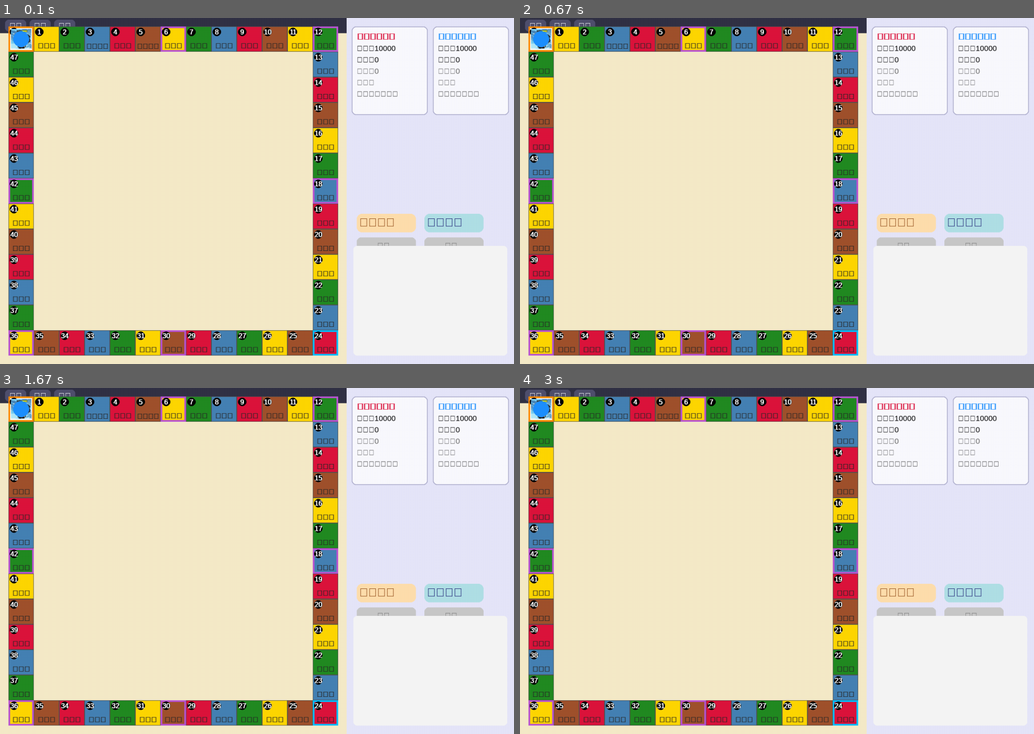
Above: before the commit, frames 1-4 (two rows, left to right).
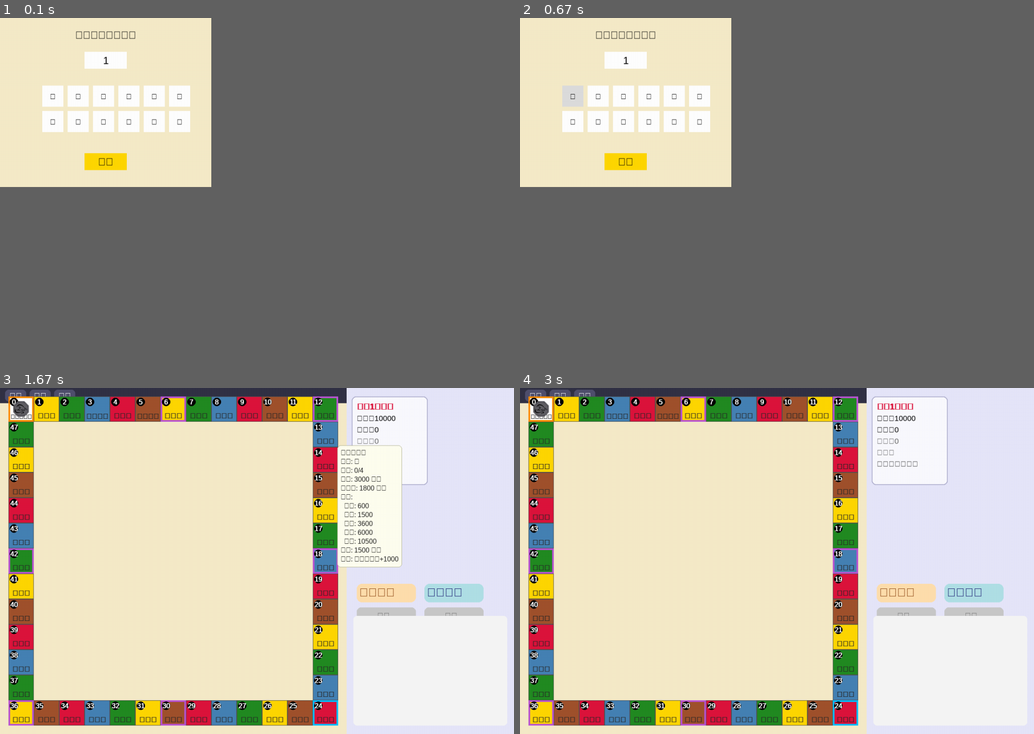
Above: after the commit, the same moments.

Repository: xianyuchen2077/Chinese-Style-Monopoly
Game: pygame game, started from game_pygame_ui.py
Two runs of this game, one before a commit and one after it. Both use one fixed random seed, a clock stepped at 60 frames per second and the inputs below.
Inputs (mouse positions are in pixels of both pictures, inside the frame that each line leads up to):
- Up to frame 1 (0.1 s): no input
- Up to frame 2 (0.67 s): click (571, 94) at 0.38 s, where only the run after the commit has a clickable "鼠"
- Up to frame 3 (1.67 s): click (107, 529) at 0.72 s, where only the run after the commit has a clickable "开始"; click (334, 439) at 1.05 s
- Up to frame 4 (3 s): click (787, 443) at 1.88 s; click (751, 650) at 2.22 s; click (540, 408) at 2.55 s, where only the run after the commit has a clickable "0"
In our replay, in frame 1 the window is 900x606 before the commit and 370x296 after it. These sizes can differ from the game's own. Grey fills any space a smaller window leaves; there, only what the larger window draws over its background counts as a difference.

The runs differ from the first frame. In frame 1, 56% of the frame differs, in the area x 0-100%, y 0-100%; in frame 2, 56%; in frame 3, 3.4%; in frame 4, 0.7%.

Commit message:
version 1.2 细化角色技能、优化UI界面、添加游戏选角界面

Diff:
--- a/game_pygame_ui.py
+++ b/game_pygame_ui.py
@@ -3,7 +3,7 @@
 
 import pygame
 import sys
-from game_core import Game, Element
+from game_core import Game, Element, BuildingLevel
 import os
 import math
 
@@ -30,6 +30,12 @@
     '鸡': (255, 215, 0),
     '狗': (160, 82, 45),
     '猪': (255, 182, 193),
+}
+
+ZODIAC_FILES = {
+    '鼠': 'shu.png', '牛': 'niu.png', '虎': 'hu.png', '兔': 'tu.png',
+    '龙': 'long.png', '蛇': 'she.png', '马': 'ma.png', '羊': 'yang.png',
+    '猴': 'hou.png', '鸡': 'ji.png', '狗': 'gou.png', '猪': 'zhu.png'
 }
 
 # Five-element fill colors
@@ -113,6 +119,62 @@
 except Exception:
     pass
 
+def choose_players_ui():
+    """简单的人数/生肖选择界面，返回 (人数, [生肖])"""
+    pygame.init()
+    screen = pygame.display.set_mode((500, 400))
+    font = get_chinese_font(24)
+    clock = pygame.time.Clock()
+
+    # 基本数据
+    player_count = 1
+    zodiac_list = list(ZODIAC_FILES.keys())
+    choices = []
+
+    # 控件坐标
+    count_rect = pygame.Rect(200, 80, 100, 40)
+    ok_rect = pygame.Rect(200, 320, 100, 40)
+    zodiac_rects = [pygame.Rect(100 + (i % 6) * 60, 160 + (i // 6) * 60, 50, 50) for i in range(12)]
+
+    while True:
+        screen.fill(BG_COLOR)
+        # 标题
+        title = font.render('请选择人数与生肖', True, BLACK)
+        screen.blit(title, title.get_rect(center=(250, 40)))
+        # 人数
+        pygame.draw.rect(screen, WHITE, count_rect)
+        txt = font.render(str(player_count), True, BLACK)
+        screen.blit(txt, txt.get_rect(center=count_rect.center))
+        # 生肖按钮
+        for i, rect in enumerate(zodiac_rects):
+            col = (220, 220, 220) if zodiac_list[i] in choices else WHITE
+            pygame.draw.rect(screen, col, rect)
+            txt = get_chinese_font(18).render(zodiac_list[i], True, BLACK)
+            screen.blit(txt, txt.get_rect(center=rect.center))
+        # OK按钮
+        pygame.draw.rect(screen, GOLD, ok_rect)
+        ok_txt = font.render('开始', True, BLACK)
+        screen.blit(ok_txt, ok_txt.get_rect(center=ok_rect.center))
+
+        for e in pygame.event.get():
+            if e.type == pygame.QUIT:
+                pygame.quit(); sys.exit()
+            if e.type == pygame.MOUSEBUTTONDOWN:
+                if count_rect.collidepoint(e.pos):
+                    player_count = (player_count % 4) + 1   # 1~4循环
+                elif ok_rect.collidepoint(e.pos) and len(choices) == player_count:
+                    pygame.display.quit()
+                    return player_count, choices[:player_count]
+                else:
+                    for i, rect in enumerate(zodiac_rects):
+                        if rect.collidepoint(e.pos):
+                            if zodiac_list[i] in choices:
+                                choices.remove(zodiac_list[i])
+                            elif len(choices) < player_count:
+                                choices.append(zodiac_list[i])
+        pygame.display.flip()
+        clock.tick(60)
+
 class GameUI:
     def __init__(self):
         # 动态压缩边距/信息区宽度以适配屏幕，不改变格子大小
@@ -124,6 +186,9 @@
         desired_h = base_grid_h + 2 * margin
         max_h = int(screen_h * 0.90)
         self.log_scroll = 0
+        self.has_rolled = False   # 当前玩家是否已转动罗盘
+        self.hovered_tile = None   # 当前悬停地块索引
+
         if desired_h > max_h:
             margin = max(20, (max_h - base_grid_h) // 2)
         info_width = INFO_WIDTH
@@ -171,26 +236,19 @@
         return props
 
     def _load_player_sprites(self):
-        # Ensure assets folders exist
-        assets_players = os.path.join(self.base_dir, 'assets', 'players')
-        try:
-            os.makedirs(assets_players, exist_ok=True)
-        except Exception:
-            pass
+        folder = os.path.join(self.base_dir, 'assets', 'Character')
+        os.makedirs(folder, exist_ok=True)
         sprites = []
-        for i, _ in enumerate(self.game.players):
-            # Default naming: player1.png, player2.png, ... in assets/players
-            p = os.path.join(assets_players, f'player{i+1}.png')
-            if os.path.exists(p):
-                try:
-                    img = pygame.image.load(p).convert_alpha()
-                    target = int(CELL_SIZE * 0.8)
-                    img = pygame.transform.smoothscale(img, (target, target))
-                    sprites.append(img)
-                    continue
-                except Exception:
-                    pass
-            sprites.append(None)
+        for player in self.game.players:
+            file_name = ZODIAC_FILES.get(player.zodiac, None)
+            path = os.path.join(folder, file_name) if file_name else None
+            if path and os.path.exists(path):
+                img = pygame.image.load(path).convert_alpha()
+                size = int(CELL_SIZE * 0.8)
+                img = pygame.transform.smoothscale(img, (size, size))
+                sprites.append(img)
+            else:
+                sprites.append(None)
         return sprites
 
     def draw_board(self):
@@ -198,8 +256,8 @@
         self.screen.fill(BG_COLOR)
         # 顶部菜单栏
         self._draw_top_menu()
-        # 顺时针编号的48格棋盘（13x13外圈）
-        # grid_map[row][col] = 格子编号（0~47），其余为-1
+
+        # 1. 生成格子编号映射
         grid_map = [[-1 for _ in range(GRID_SIZE)] for _ in range(GRID_SIZE)]
         idx = 0
         # 上边
@@ -215,75 +273,82 @@
         for i in range(GRID_SIZE-2, 0, -1):
             grid_map[i][0] = idx; idx += 1
 
+        # 2. 画格子
         for row in range(GRID_SIZE):
             for col in range(GRID_SIZE):
                 idx = grid_map[row][col]
+                if idx == -1:
+                    continue
                 x = self.margin + col * CELL_SIZE
                 y = self.margin + row * CELL_SIZE
                 rect = pygame.Rect(x, y, CELL_SIZE, CELL_SIZE)
-                if idx == -1:
-                    continue
-                # Fill by element color
+
+                # 填充颜色 & 边框
                 tile_info = self.tile_props.get(idx, None)
                 base_color = WHITE if tile_info is None else tile_info['color']
                 pygame.draw.rect(self.screen, base_color, rect)
-                # Standard grid line
                 pygame.draw.rect(self.screen, GRID_COLOR, rect, 1)
-                # Special border decoration
+
+                # 特殊边框
                 if tile_info and tile_info.get('special'):
                     border_color = SPECIAL_BORDER_COLORS.get(tile_info['special'], (255, 0, 255))
                     pygame.draw.rect(self.screen, border_color, rect, 4)
-                # Display index badge (top-left, black circle with white index)
-                badge_radius = 10
-                pygame.draw.circle(self.screen, BLACK, (x + 13, y + 13), badge_radius)
+
+                # 左上角编号
+                pygame.draw.circle(self.screen, BLACK, (x + 13, y + 13), 10)
                 idx_text = FONT_INDEX.render(str(idx), True, WHITE)
-                txt_rect = idx_text.get_rect(center=(x + 13, y + 13))
-                self.screen.blit(idx_text, txt_rect)
-                # Display tile name bottom-centered, bold, scaled to fit
+                self.screen.blit(idx_text, idx_text.get_rect(center=(x + 13, y + 13)))
+
+                # 底部名称
                 if tile_info and tile_info.get('name'):
                     name = tile_info['name']
                     max_w = CELL_SIZE - 8
-                    # scale down font size until fits
                     size = 18
                     min_size = 10
                     while size >= min_size:
                         f = get_chinese_font(size)
-                        try:
-                            f.set_bold(True)
-                        except Exception:
-                            pass
-                        test = f.render(name, True, (40,40,40))
-                        if test.get_width() <= max_w:
-                            break
+                        try: f.set_bold(True)
+                        except: pass
+                        test = f.render(name, True, (40, 40, 40))
+                        if test.get_width() <= max_w: break
                         size -= 1
                     name_text = test
                     name_rect = name_text.get_rect(midbottom=(x + CELL_SIZE//2, y + CELL_SIZE - 4))
                     self.screen.blit(name_text, name_rect)
-                # 所有权标记：右上角五角星
+
+                # 所有权五角星
                 tile_obj = self.game.board.tiles[idx]
-                if getattr(tile_obj, 'owner', None) is not None:
-                    owner = tile_obj.owner
-                    star_color = ZODIAC_COLORS.get(owner.zodiac, (255, 215, 0))
-                    cx = x + CELL_SIZE - 14
-                    cy = y + 14
-                    self._draw_star((cx, cy), 8, star_color)
-        # 玩家棋子
+                if tile_obj.owner:
+                    star_color = ZODIAC_COLORS.get(tile_obj.owner.zodiac, GOLD)
+                    self._draw_star((x + CELL_SIZE - 14, y + 14), 8, star_color)
+
+        # 3. 画玩家棋子
         for i, player in enumerate(self.game.players):
-            # 找到玩家所在格子的(row, col)
             pos = [(r, c) for r in range(GRID_SIZE) for c in range(GRID_SIZE) if grid_map[r][c] == player.position]
-            if not pos:
-                continue
+            if not pos: continue
             row, col = pos[0]
-            cell_x = self.margin + col * CELL_SIZE
-            cell_y = self.margin + row * CELL_SIZE
-            center_x = cell_x + CELL_SIZE//2
-            center_y = cell_y + CELL_SIZE//2
+            cx = self.margin + col * CELL_SIZE + CELL_SIZE // 2
+            cy = self.margin + row * CELL_SIZE + CELL_SIZE // 2
             sprite = self.player_sprites[i] if i < len(self.player_sprites) else None
-            if sprite is not None:
-                sw, sh = sprite.get_size()
-                self.screen.blit(sprite, sprite.get_rect(center=(center_x, center_y)))
+            if sprite:
+                self.screen.blit(sprite, sprite.get_rect(center=(cx, cy)))
             else:
-                pygame.draw.circle(self.screen, PLAYER_COLORS[i%4], (center_x, center_y), int(CELL_SIZE*0.32))
+                pygame.draw.circle(self.screen, PLAYER_COLORS[i % 4], (cx, cy), int(CELL_SIZE * 0.32))
+
+        # 4. === 地皮悬停检测 ===
+        mouse_pos = pygame.mouse.get_pos()
+        self.hovered_tile = None
+        for row in range(GRID_SIZE):
+            for col in range(GRID_SIZE):
+                idx = grid_map[row][col]
+                if idx == -1: continue
+                x = self.margin + col * CELL_SIZE
+                y = self.margin + row * CELL_SIZE
+                rect = pygame.Rect(x, y, CELL_SIZE, CELL_SIZE)
+                if rect.collidepoint(mouse_pos):
+                    self.hovered_tile = idx
+                    break   # 找到一块即可
+
 
     def draw_info(self):
         # Info area background
@@ -364,21 +429,40 @@
         # Buttons under boxes
         btn_y = max(300, 20 + 2 * (row_h + col_gap))
         self.spin_btn_rect = pygame.Rect(info_x+24, btn_y, 140, 44)
-        pygame.draw.rect(self.screen, (255, 222, 173), self.spin_btn_rect, border_radius=12)
-        self.screen.blit(FONT.render('天命罗盘', True, (139,69,19)), (self.spin_btn_rect.x+6, self.spin_btn_rect.y+4))
+        # 罗盘按钮
+        rolled = self.has_rolled
+        color_spin = (255, 222, 173) if not rolled else (200, 200, 200)
+        text_spin  = (139, 69, 19)   if not rolled else (120, 120, 120)
+        pygame.draw.rect(self.screen, color_spin, self.spin_btn_rect, border_radius=12)
+        self.screen.blit(FONT.render('天命罗盘', True, text_spin),
+                        (self.spin_btn_rect.x+6, self.spin_btn_rect.y+4))
+
         self.skill_btn_rect = pygame.Rect(info_x+24+160, btn_y, 140, 44)
         pygame.draw.rect(self.screen, (176,224,230), self.skill_btn_rect, border_radius=12)
         self.screen.blit(FONT.render('符咒潜能', True, (25,25,112)), (self.skill_btn_rect.x+6, self.skill_btn_rect.y+4))
-        # Buy/Upgrade buttons
+
+        # === 购买 / 升级按钮 ===
         buy_y = btn_y + 56
         self.buy_btn_rect = pygame.Rect(info_x+24, buy_y, 140, 40)
         self.upgrade_btn_rect = pygame.Rect(info_x+24+160, buy_y, 140, 40)
-        can_buy = self.game.can_buy(self.game.players[self.game.current_player_idx])
-        can_up = self.game.can_upgrade(self.game.players[self.game.current_player_idx])
-        pygame.draw.rect(self.screen, (208,240,192) if can_buy else (200,200,200), self.buy_btn_rect, border_radius=10)
-        self.screen.blit(FONT_SMALL.render('购地', True, (0,100,0) if can_buy else (120,120,120)), (self.buy_btn_rect.x+48, self.buy_btn_rect.y+8))
-        pygame.draw.rect(self.screen, (255,228,196) if can_up else (200,200,200), self.upgrade_btn_rect, border_radius=10)
-        self.screen.blit(FONT_SMALL.render('加盖', True, (139,69,19) if can_up else (120,120,120)), (self.upgrade_btn_rect.x+48, self.upgrade_btn_rect.y+8))
+
+        cur_player = self.game.players[self.game.current_player_idx]
+        buy_ok  = self._can_buy_now(cur_player)
+        up_ok   = self._can_upgrade_now(cur_player)
+
+        # 购买按钮
+        color_buy = (208,240,192) if buy_ok else (200,200,200)
+        text_buy  = (0,100,0)     if buy_ok else (120,120,120)
+        pygame.draw.rect(self.screen, color_buy, self.buy_btn_rect, border_radius=10)
+        self.screen.blit(FONT_SMALL.render('购地', True, text_buy),
+                        (self.buy_btn_rect.x+48, self.buy_btn_rect.y+8))
+
+        # 升级按钮
+        color_up = (255,228,196) if up_ok else (200,200,200)
+        text_up  = (139,69,19)   if up_ok else (120,120,120)
+        pygame.draw.rect(self.screen, color_up, self.upgrade_btn_rect, border_radius=10)
+        self.screen.blit(FONT_SMALL.render('加盖', True, text_up),
+                        (self.upgrade_btn_rect.x+48, self.upgrade_btn_rect.y+8))
 
         # === 日志区域 ===
         log_rect = pygame.Rect(info_x + 16, self.height - 280,
@@ -409,9 +493,84 @@
             pygame.draw.rect(self.screen, (180, 180, 180),
                             (log_rect.right - 12, bar_y, 8, bar_h))
 
+        # === 地皮悬停详情弹窗 ===
+        if self.hovered_tile is not None:
+            self._draw_tile_tooltip(self.hovered_tile, pygame.mouse.get_pos())
+
         # 模态框覆盖
         if self.active_modal:
             self._draw_modal_overlay()
+
+    def _draw_tile_tooltip(self, idx, mouse_pos):
+        tile = self.game.board.tiles[idx]
+        if tile.special:          # 特殊格子不显示详情
+            return
+
+        # 基本信息
+        name  = tile.name
+        elem  = tile.element.value if tile.element else '无'
+        price = tile.price
+        level = tile.level.value
+        upgrade_cost = self.game.upgrade_cost(tile) if level < 4 else 0
+
+        # 各级租金（按 rules.md）
+        rent_empty = int(price * 0.2)
+        rent_hut   = int(price * 0.5)
+        rent_tile  = int(price * 1.2)
+        rent_inn   = int(price * 2.0)
+        rent_pal   = int(price * 3.5)
+
+        # 特殊效果
+        effects = {
+            Element.GOLD: '宫殿租金+20%',
+            Element.WOOD: '每回合恢复500元气',
+            Element.WATER: '过起点奖励+1000',
+            Element.FIRE: '租金×2 但火灾几率20%',
+            Element.EARTH: '完全免疫破坏'
+        }
+        effect = effects.get(tile.element, '无')
+
+        # 抵押
+        mortgage = price // 2
+
+        # 文本列表
+        lines = [
+            f'【{name}】',
+            f'五行: {elem}',
+            f'等级: {level}/4',
+            f'售价: {price} 金币',
+            f'升级费: {upgrade_cost} 金币' if upgrade_cost else '',
+            f'租金:',
+            f'  空地: {rent_empty}',
+            f'  茅屋: {rent_hut}',
+            f'  瓦房: {rent_tile}',
+            f'  客栈: {rent_inn}',
+            f'  宫殿: {rent_pal}',
+            f'抵押: {mortgage} 金币',
+            f'特效: {effect}'
+        ]
+        lines = [l for l in lines if l]
+
+        # 绘制
+        font = get_chinese_font(16)
+        line_h = font.get_linesize() + 2
+        pad = 8
+        max_w = max(font.render(l, True, (0,0,0)).get_width() for l in lines)
+        tip_w = max_w + pad * 2
+        tip_h = len(lines) * line_h + pad * 2
+
+        # 防止出界
+        px = min(mouse_pos[0] + 12, self.width - tip_w - 6)
+        py = min(mouse_pos[1] + 12, self.height - tip_h - 6)
+        rect = pygame.Rect(px, py, tip_w, tip_h)
+
+        pygame.draw.rect(self.screen, (255, 255, 240), rect, border_radius=8)
+        pygame.draw.rect(self.screen, (180, 180, 150), rect, 1, border_radius=8)
+
+        y = py + pad
+        for line in lines:
+            self.screen.blit(font.render(line, True, (30, 30, 30)), (px + pad, y))
+            y += line_h
 
     def _scroll_to_bottom(self):
         """把日志滚动条拉到最底，始终显示最新"""
@@ -434,21 +593,30 @@
                 self.modal_scroll = 0
                 return
         if self.spin_btn_rect.collidepoint(pos):
-            self.spin_wheel()
+            if not self.has_rolled:        # 本回合尚未转动
+                self.spin_wheel()
+            else:                         # 已转动，自动进入下一位
+                self.log.append(f'{self.game.players[self.game.current_player_idx].name} 已转完罗盘，轮到下一位')
+                self._scroll_to_bottom()
+                self.game.next_turn()
+                self.has_rolled = False    # 重置标记
+
         elif self.skill_btn_rect.collidepoint(pos):
             self.use_skill()
         elif hasattr(self, 'buy_btn_rect') and self.buy_btn_rect.collidepoint(pos):
             cur = self.game.players[self.game.current_player_idx]
-            if self.game.buy_property(cur):
+            if self._can_buy_now(cur) and self.game.buy_property(cur):
                 while self.game.log:
                     self.log.append(self.game.log.pop(0))
                     self._scroll_to_bottom()
+
         elif hasattr(self, 'upgrade_btn_rect') and self.upgrade_btn_rect.collidepoint(pos):
             cur = self.game.players[self.game.current_player_idx]
-            if self.game.upgrade_building(cur):
+            if self._can_upgrade_now(cur) and self.game.upgrade_building(cur):
                 while self.game.log:
                     self.log.append(self.game.log.pop(0))
                     self._scroll_to_bottom()
+
 
     def spin_wheel(self):
         player = self.game.players[self.game.current_player_idx]
@@ -470,6 +638,8 @@
             self.log.append(self.game.log.pop(0))
         self._scroll_to_bottom()
 
+        self.game.next_turn()
+        self.has_rolled = False            # 正常回合结束，重置
 
     def use_skill(self):
         cur = self.game.players[self.game.current_player_idx]
@@ -629,6 +799,7 @@
             self.clock.tick(60)
 
     def _draw_top_menu(self):
+        """菜单栏绘制"""
         bar_h = 36
         pygame.draw.rect(self.screen, (50,50,70), (0, 0, self.width, bar_h))
         items = [('rules', '规则'), ('heroes', '英雄'), ('settings', '设置')]
@@ -811,6 +982,25 @@
         pygame.draw.polygon(self.screen, color, points)
         pygame.draw.polygon(self.screen, (50,50,50), points, 1)
 
+    def _can_buy_now(self, player):
+        tile = self.game.current_tile(player)
+        return (
+            self.game._is_property_tile(tile) and
+            tile.owner is None and
+            player.money >= tile.price
+        )
+
+    def _can_upgrade_now(self, player):
+        tile = self.game.current_tile(player)
+        return (
+            self.game._is_property_tile(tile) and
+            tile.owner is player and
+            tile.level != BuildingLevel.PALACE and
+            not player.status.get('just_bought') and
+            player.money >= self.game.upgrade_cost(tile)
+        )
+
+
     def run(self):
         log_font = get_chinese_font(18)          # 提前拿到字体，供滚轮使用
         line_h   = log_font.get_linesize()
@@ -837,6 +1027,10 @@
             pygame.display.flip()
             self.clock.tick(60)
 
-
 if __name__ == '__main__':
-    GameUI().run()
+    count, zodiacs = choose_players_ui()
+    pygame.display.init()        # 重新打开主窗口
+    ui = GameUI()
+    ui.game = Game([f"玩家{i+1}" for i in range(count)], zodiacs)
+    ui.player_sprites = ui._load_player_sprites()
+    ui.run()
Binary file added: assets/Character/gou.png
Binary file added: assets/Character/hou.png
Binary file added: assets/Character/hu.png
Binary file added: assets/Character/ji.png
Binary file added: assets/Character/long.png
Binary file added: assets/Character/ma.png
Binary file added: assets/Character/niu.png
Binary file added: assets/Character/she.png
Binary file added: assets/Character/shu.png
Binary file added: assets/Character/tu.png
Binary file added: assets/Character/yang.png
Binary file added: assets/Character/zhu.png
(and 4 more such lines)
